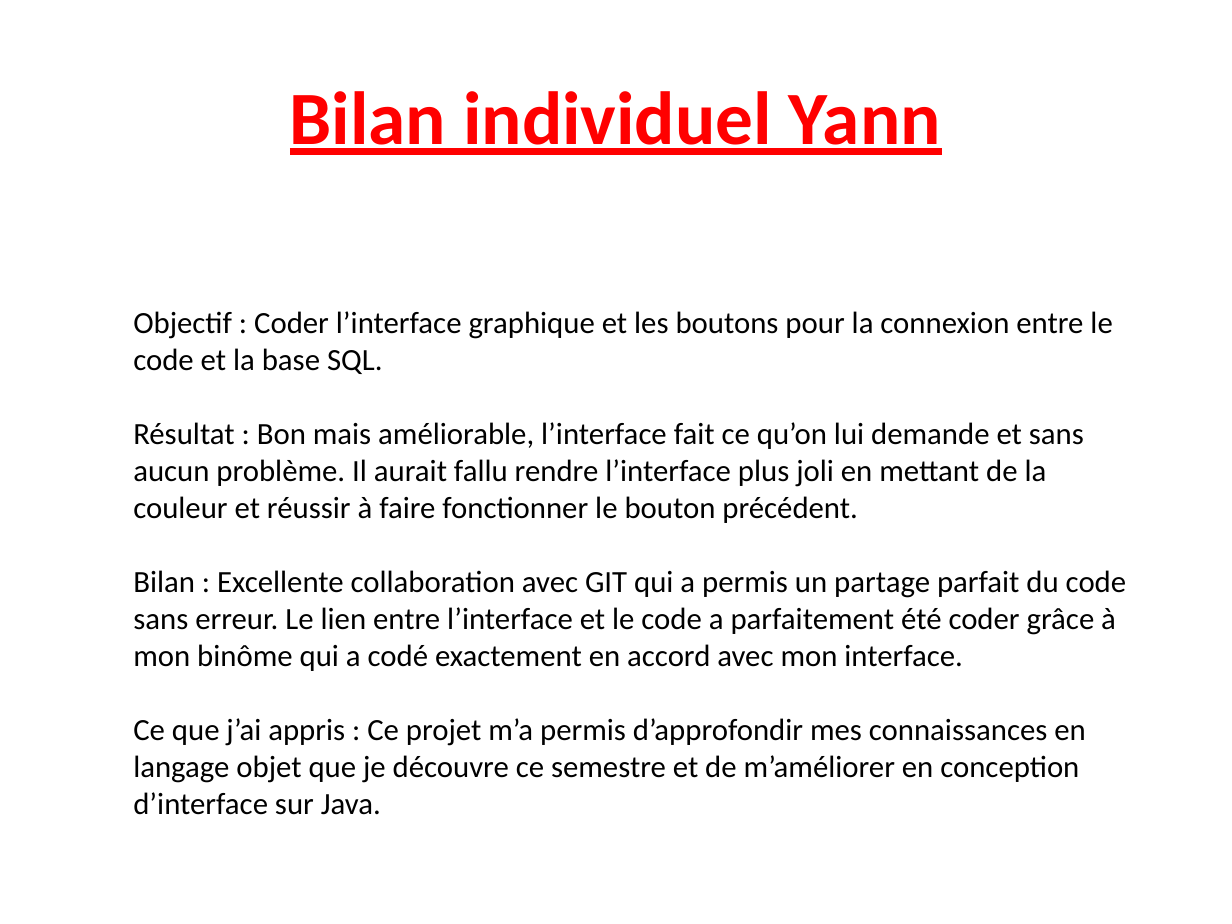
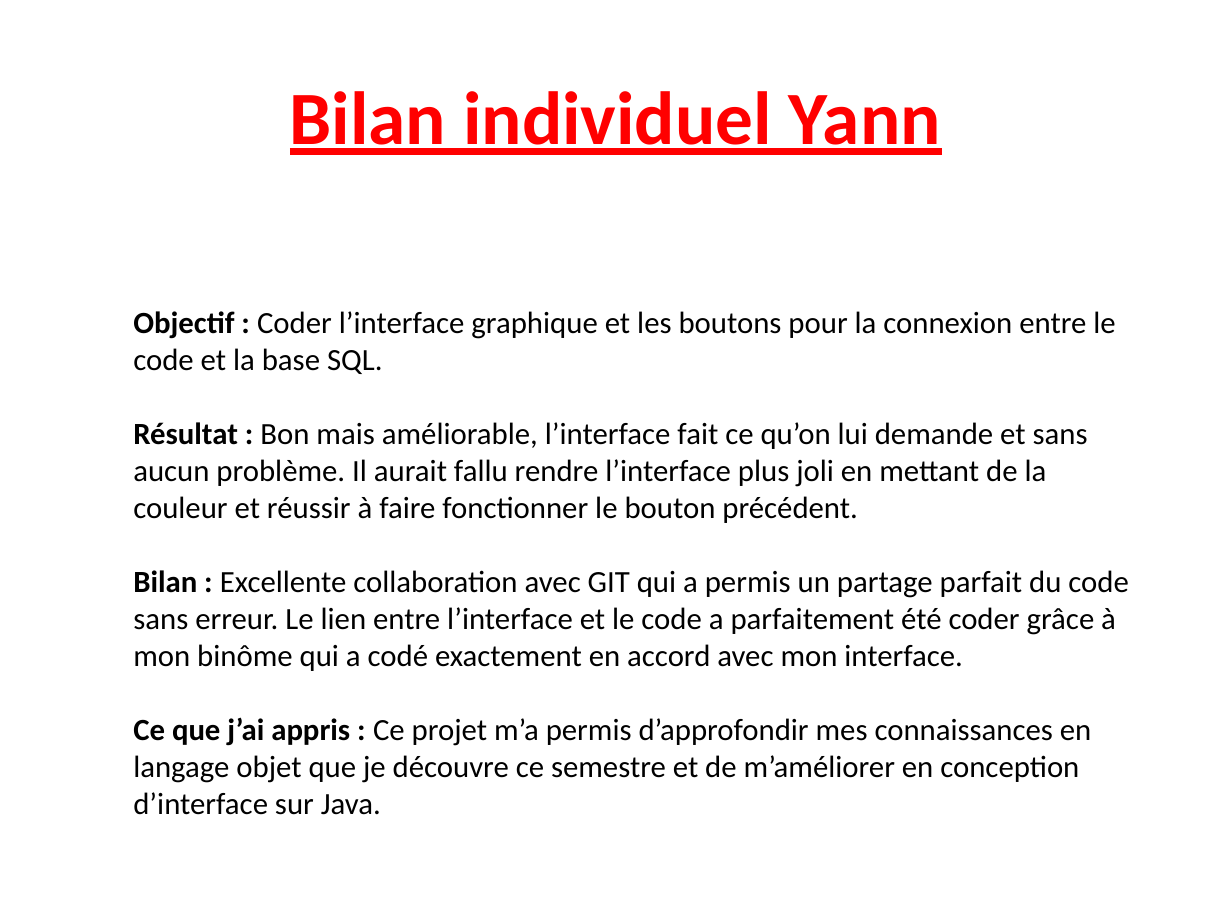
Before and after one commit to Skyfire27/Project-Java, a slide deck: slide 11 of PROJET POO Java/Projet_Java_TAN_RINJARD.pptx. Drawn at 1232x924 pixels with LibreOffice and Linux fonts; fonts in the diff are those of the drawing. Boxes give left, top, right and bottom in pixels: in the first picture for what was removed or moved away, otherwise in the second. Text is boxed around its words. In the diff, an @@ line names an element or a change of style, - is before the commit and + after.

```diff
--- a/PROJET POO Java/Projet_Java_TAN_RINJARD.pptx
+++ b/PROJET POO Java/Projet_Java_TAN_RINJARD.pptx
@@ text "Objectif : Coder l’interface graphique ..." at bbox=[133, 311, 1128, 815]: bold on in "Objectif :", "Résultat :", "Bilan :", "Ce que j’ai appris :" @@
```
Also in this commit, not shown: 2 other slides changed, 1 slide added, 1 other file.
